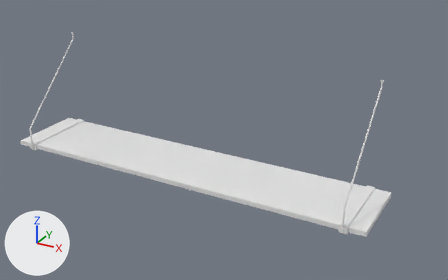
What one commit did to the Blender file assets/source/shelf.blend.
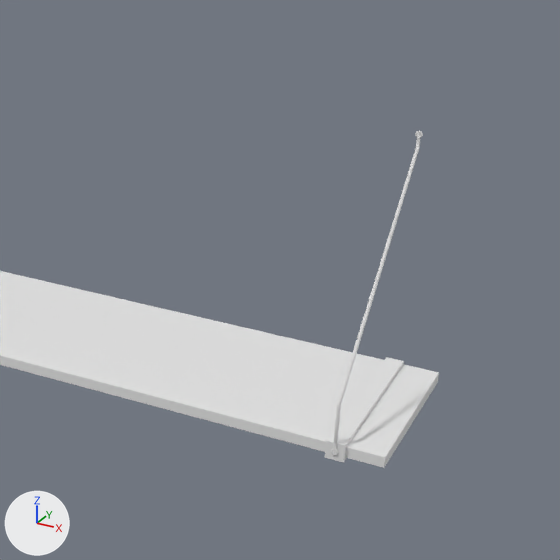
There are two pictures of each version: one whole from a 50 mm camera at (0.974, -1.541, 0.891) aimed at (0.122, 0.009, 0.116), one close up on the part from 42% to 100% of the width and 7% to 100% of the height. Arrows for +X, +Y and +Z are at lower left; the lights stay in place.

Before the edit, the objects in view are built like this:
```python
me_cylinder = bpy.data.meshes.new('Cylinder')
me_cylinder.from_pydata(...)  # 1206 vertices, 1138 faces, 20 loose edges; spans x -0.625..0.625, y -0.445..0.422, z -0.012..0.348
# faces by material slot: [72, 1028, 16, 22]
me_cylinder.materials.append(mat_nail)  # white #e7e7e7
me_cylinder.materials.append(mat_support)  # white #e7e7e7
me_cylinder.materials.append(mat_shelf)  # white #e7e7e7
me_cylinder.materials.append(mat_brace)  # white #e7e7e7
ob_shelf = bpy.data.objects.new('Shelf', me_cylinder)
ob_shelf.location = (0.0, 0.0, 0.0)
ob_shelf.scale = (1.0, 0.3, 1.0)
```
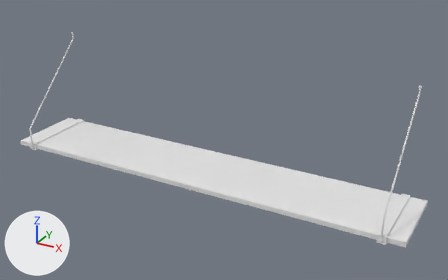
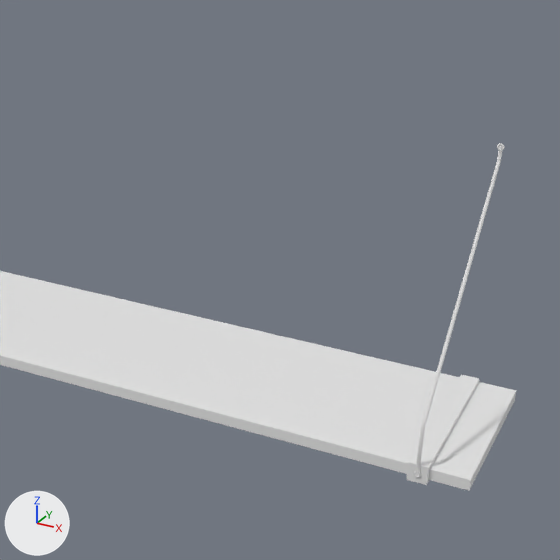
The newer file is also turned or shifted as a whole; pictures and numbers use the older file's frame.

Pixel boxes (x1, y1, x2, y2) of what changed, in the close-ups (560 x 560 px; the box of a moved part takes in the faces that stretch with it):
'Shelf', reshaped
    before: (0, 131, 439, 468)
    after: (0, 143, 516, 491)
part 1 of me_cylinder, moved or reshaped
    before: (331, 131, 423, 455)
    after: (413, 143, 505, 478)
part 2 of me_cylinder, moved or reshaped
    before: (322, 352, 439, 468)
    after: (322, 352, 516, 491)

The edits, one by one:
me_cylinder is used by ob_shelf; location (0.0, 0.0, 0.0); scale (1.0, 0.3, 1.0).
me_cylinder had 1206 vertices, 1138 faces, 20 loose edges and spanned x -0.625..0.625, y -0.445..0.422, z -0.012..0.348.
me_cylinder now has 1206 vertices, 1138 faces, 20 loose edges and spans x -0.625..0.73, y -0.445..0.422, z -0.012..0.348.
me_cylinder part 1: the loose piece of 509 vertices spanning x 0.558..0.567, y -0.445..0.422, z -0.005..0.348 is moved by (0.105, 0.0, 0.0).
me_cylinder part 2: 20 of the vertices in x 0.55..0.625, y -0.433..0.417, z -0.012..0.012 are moved by (0.105, 0.0, 0.0).
